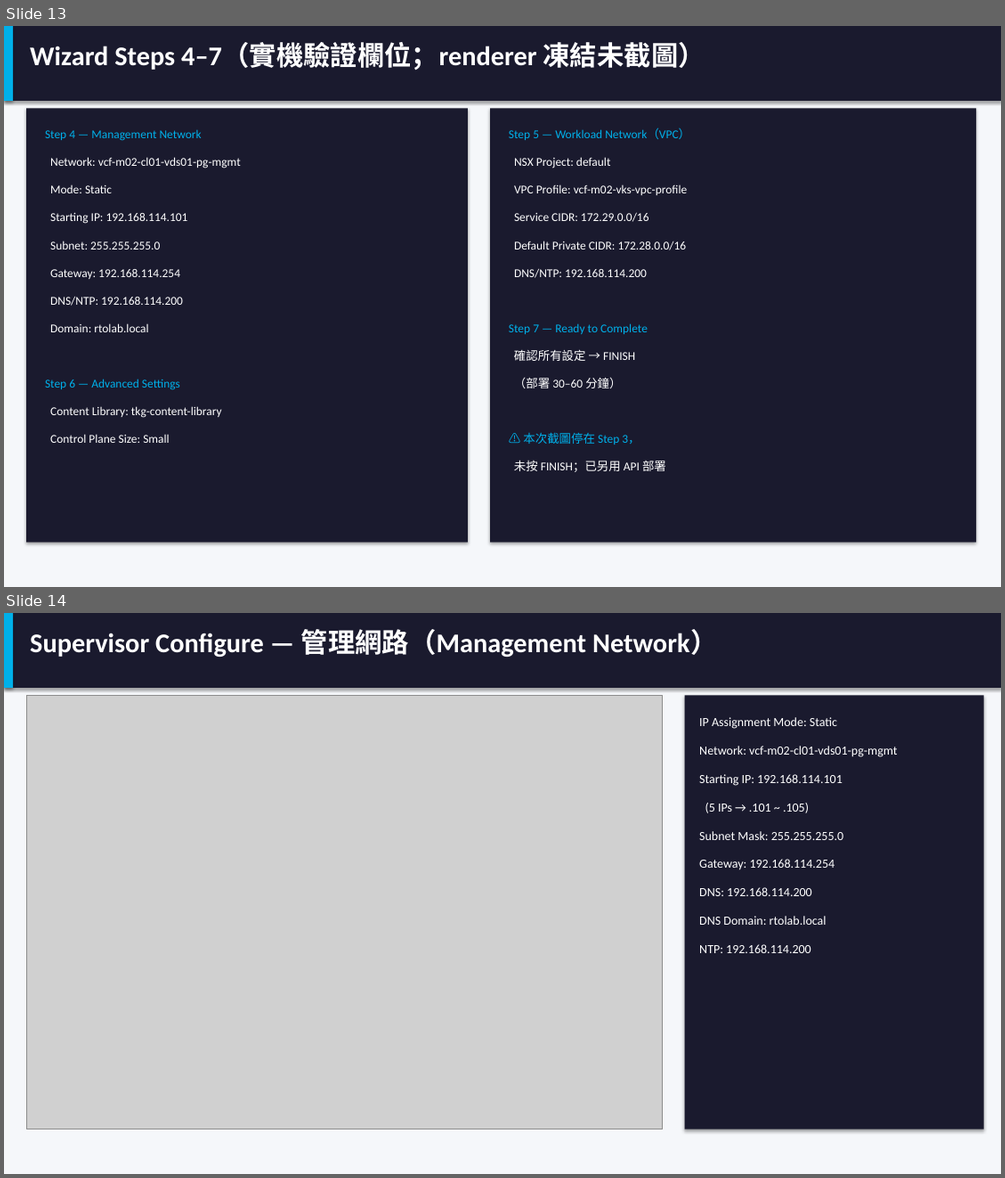
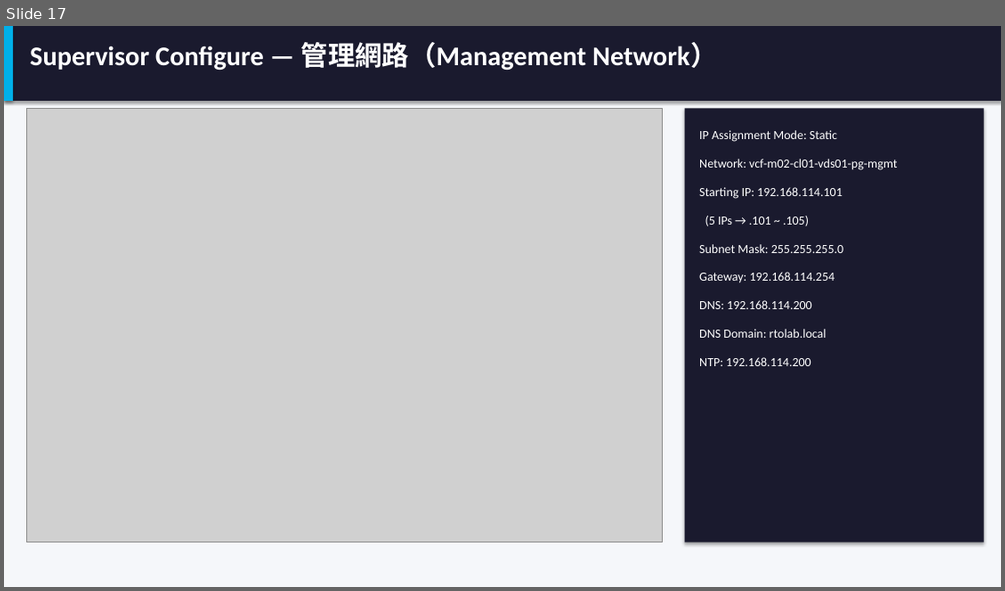
Before and after one commit to kostenyang/vcf9.1vks, a slide deck: VKS-on-VCF91.pptx. Shown one above the other, each under a label of ours: slides 13 and 14 before the commit, slide 17 after it. The pictures are 1005x1178 and 1005x591 pixels, drawn with LibreOffice and Linux fonts; fonts in the diff are those of the drawing; grey boxes stand for pictures. Boxes give left, top, right and bottom in pixels: in the first picture for what was removed or moved away, otherwise in the second. Text is boxed around its words. In the diff, an @@ line names an element or a change of style, - is before the commit and + after.

```diff
--- a/VKS-on-VCF91.pptx
+++ b/VKS-on-VCF91.pptx
@@ slide 13 removed at [4,26,1001,587], background #FFFFFF @@
@@ rectangle removed at [4,26,1001,587] @@
@@ rectangle removed at [4,26,1001,101] @@
@@ rectangle removed at [4,26,13,101] @@
@@ text removed at [30,42,705,70] @@
-Wizard Steps 4–7（實機驗證欄位；renderer 凍結未截圖）
@@ rectangle removed at [26,108,468,542] @@
@@ text removed at [45,130,202,141] @@
-Step 4 — Management Network
@@ rectangle removed at [490,108,976,542] @@
@@ text removed at [509,128,690,140] @@
-Step 5 — Workload Network（VPC）
@@ text removed at [50,157,241,168] @@
-Network: vcf-m02-cl01-vds01-pg-mgmt
@@ text removed at [514,157,611,168] @@
-NSX Project: default
@@ text removed at [50,184,112,193] @@
-Mode: Static
@@ text removed at [514,184,688,195] @@
-VPC Profile: vcf-m02-vks-vpc-profile
@@ text removed at [50,212,188,224] @@
-Starting IP: 192.168.114.101
@@ text removed at [514,212,649,222] @@
-Service CIDR: 172.29.0.0/16
@@ text removed at [50,240,160,249] @@
-Subnet: 255.255.255.0
@@ text removed at [514,240,687,250] @@
-Default Private CIDR: 172.28.0.0/16
@@ text removed at [50,269,180,279] @@
-Gateway: 192.168.114.254
@@ text removed at [514,268,647,278] @@
-DNS/NTP: 192.168.114.200
@@ text removed at [50,296,183,305] @@
-DNS/NTP: 192.168.114.200
@@ text removed at [50,323,148,332] @@
-Domain: rtolab.local
@@ text removed at [509,323,647,334] @@
-Step 7 — Ready to Complete
@@ text removed at [514,349,635,361] @@
-確認所有設定 → FINISH
@@ text removed at [45,378,180,390] @@
-Step 6 — Advanced Settings
@@ text removed at [514,377,621,388] @@
-（部署 30–60 分鐘）
@@ text removed at [50,406,222,418] @@
-Content Library: tkg-content-library
@@ text removed at [50,434,170,443] @@
-Control Plane Size: Small
@@ text removed at [523,432,639,444] @@
-⚠️ 本次截圖停在 Step 3，
@@ text removed at [514,459,666,472] @@
-未按 FINISH；已另用 API 部署
@@ what was slide 14 is now slide 17 @@
```
Also in this commit, not shown: 3 slides changed, 4 slides added, 8 other files.
